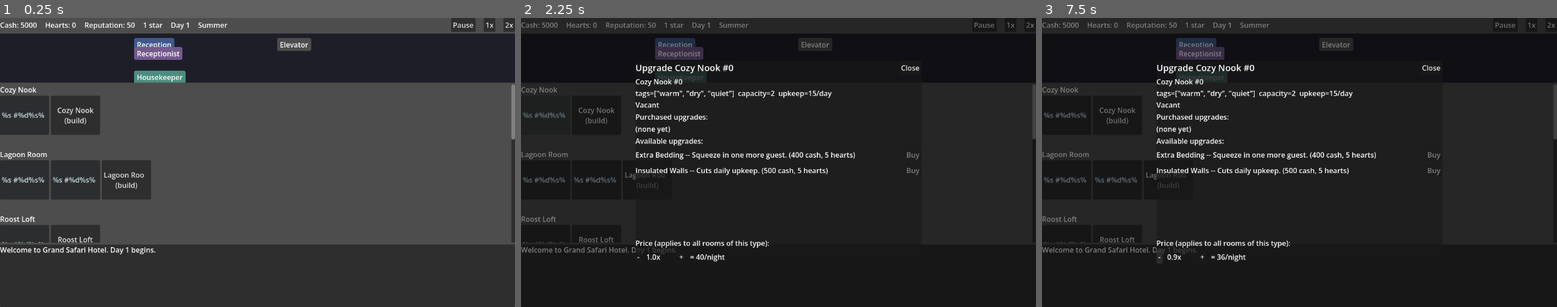
Above: before the commit, frames 1-3 (left to right).
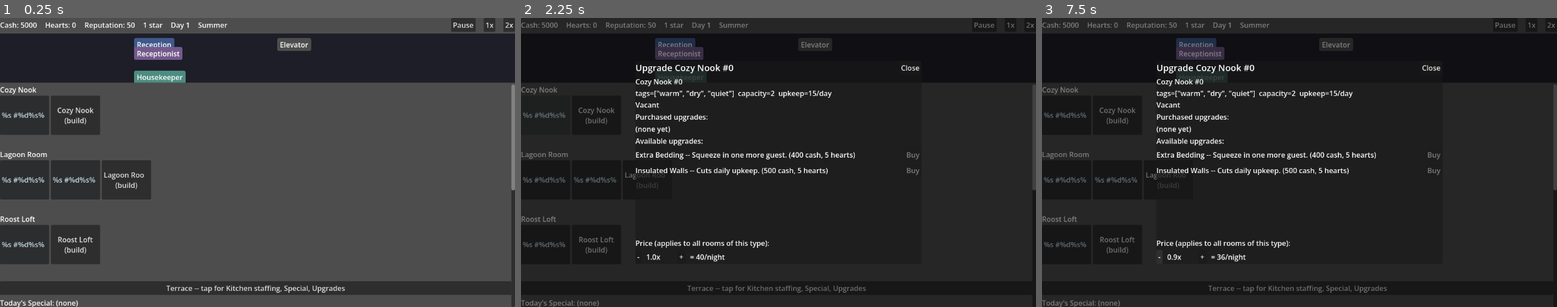
Above: after the commit, the same moments.

Repository: rdefm/habitat_hotel
Game: Godot game, scene res://main.tscn
The game is run twice, just before and just after one commit, with the same random seed, the same clock (stepped at 60 frames per second) and the same inputs.
Inputs:
- Up to frame 1 (0.25 s): no input
- Up to frame 2 (2.25 s): click "1x" at 0.5 s; click "2x" at 1.25 s; click "%s #%d%s%s%s" at 2 s
- Up to frame 3 (7.5 s): click "Cozy Nook (build)" at 2.75 s; click "%s #%d%s%s%s" at 3.5 s; click "%s #%d%s%s%s" at 4.25 s; click "Lagoon Room (build)" at 5 s; click "%s #%d%s%s%s" at 5.75 s; click "Roost Loft (build)" at 6.5 s; click "-" at 7.25 s

The runs differ from the first frame. In frame 1, 16% of the frame differs, in the area x 0-100%, y 41-100%; in frame 2, 0.8%; in frame 3, 0.8%.

Commit message:
Replace day-log ticker with spatially-anchored toast notifications (ticket 08, ADR-0016)
day_summary/review_posted/forecast_ready now spawn brief auto-dismissing
toasts near Reception (arrivals/turn-aways/forecasts) or the specific Room
cell a checkout's review came from, instead of appending to the retired
day-log RichTextLabel. review_posted's emitted dict gains room_type_id/
instance_id so its toast can resolve that Room cell.

Co-Authored-By: Claude Sonnet 5 <noreply@anthropic.com>
Claude-Session: https://claude.ai/code/session_01WPxzhK7HUqi9SHwbopSmfz

Diff:
--- a/autoload/sim_controller.gd
+++ b/autoload/sim_controller.gd
@@ -1214,6 +1214,8 @@
 		"satisfaction": sat,
 		"revenue": revenue,
 		"flavor_line": flavor_line,
+		"room_type_id": g["room_type_id"],
+		"instance_id": g["room_instance_id"],
 	})
 
 	EventBus.guest_checked_out.emit(g["name"], g["species_id"], g["room_type_id"], g["room_instance_id"])
--- a/ui/main_screen.gd
+++ b/ui/main_screen.gd
@@ -1,10 +1,11 @@
 extends Control
 
-## Chunk 2 main screen: top bar, a decorative hotel panel, a day log
-## ticker, a generic modal overlay, and a bespoke small-popup host
-## (ADR-0011; see ui/popup_host.gd). This is the Fun Gate's actual playable
-## surface -- everything here reads from/writes to GameState via its public
-## API, never touching Sim internals directly.
+## Chunk 2 main screen: top bar, a decorative hotel panel, a toast layer
+## (ticket 08, ADR-0016; replaces the old scrolling day-log ticker), a
+## generic modal overlay, and a bespoke small-popup host (ADR-0011; see
+## ui/popup_host.gd). This is the Fun Gate's actual playable surface --
+## everything here reads from/writes to GameState via its public API, never
+## touching Sim internals directly.
 ##
 ## The bottom menu bar (Prices/Hire/Reports/Reviews) is retired (ticket 07,
 ## ADR-0016): those four menus now live as tabs of ui/reception_menu.gd,
@@ -26,9 +27,7 @@
 const TerraceMenu = preload("res://ui/terrace_menu.gd")
 const LobbyView = preload("res://ui/lobby_view.gd")
 const RoomOccupancyLayer = preload("res://ui/room_occupancy_layer.gd")
-const DemandFormat = preload("res://ui/demand_format.gd")
-
-const DAY_LOG_MAX_LINES := 200
+const ToastLayer = preload("res://ui/toast_layer.gd")
 
 var _cash_label: Label
 var _hearts_label: Label
@@ -40,8 +39,6 @@
 var _play_button: Button
 var _fast_button: Button
 
-var _day_log: RichTextLabel
-
 var _overlay: Control
 var _overlay_title: Label
 var _overlay_body: VBoxContainer
@@ -51,6 +48,7 @@
 var _reception_panel: ReceptionPanel
 var _station_panel: StationPanel
 var _room_occupancy_layer: RoomOccupancyLayer
+var _toast_layer: ToastLayer
 var _terrace_panel: TerracePanel
 
 
@@ -93,18 +91,19 @@
 	_room_occupancy_layer.reception_panel = _reception_panel
 	add_child(_room_occupancy_layer)
 
-	root.add_child(_build_day_log())
+	## Toast layer (ticket 08, ADR-0016): another screen-space overlay
+	## sibling, mounted above _room_occupancy_layer so a toast never renders
+	## underneath a walk-in/checkout actor anchored at the same spot.
+	_toast_layer = ToastLayer.new()
+	_toast_layer.hotel_panel = _hotel_panel
+	_toast_layer.reception_panel = _reception_panel
+	add_child(_toast_layer)
 
 	_build_overlay()
 
 	_popup_host = PopupHost.new()
 	add_child(_popup_host)
 
-	EventBus.day_summary.connect(_on_day_summary)
-	EventBus.review_posted.connect(_on_review_posted)
-	EventBus.forecast_ready.connect(_on_forecast_ready)
-
-	_log("Welcome to Grand Safari Hotel. Day 1 begins.")
 	_refresh_top_bar()
 	set_process(true)
 
@@ -282,46 +281,6 @@
 	_hotel_panel.refresh()
 
 
-## --- Day log ---
-
-func _build_day_log() -> Control:
-	var panel := PanelContainer.new()
-	panel.custom_minimum_size = Vector2(0, 140)
-
-	_day_log = RichTextLabel.new()
-	_day_log.bbcode_enabled = true
-	_day_log.scroll_following = true
-	_day_log.size_flags_vertical = Control.SIZE_EXPAND_FILL
-	panel.add_child(_day_log)
-	return panel
-
-
-func _log(line: String) -> void:
-	_day_log.append_text(line + "\n")
-
-
-func _on_day_summary(summary: Dictionary) -> void:
-	var turned_away: int = summary["walked_away_mismatch"] + summary["walked_away_full"] + summary["walked_away_too_expensive"]
-	_log("[b]Day %d[/b] cash %+d, occupancy %.0f%%, %d checkout(s), %d arrival(s), %d turned away" % [
-		summary["day"], summary["cash_delta"], summary["occupancy_rate"] * 100.0, summary["checkouts"],
-		summary["arrivals"], turned_away,
-	])
-	if turned_away > 0:
-		_log("  [color=orange]turned away:[/color] %s" % DemandFormat.summarize_counts(summary["turned_away_species"], GameState.species))
-
-
-func _on_review_posted(review: Dictionary) -> void:
-	var color: String = {"positive": "green", "negative": "red"}.get(review["review"], "gray")
-	var guest_name: String = review.get("guest_name", "") if review.get("guest_name", "") else "Guest"
-	_log("  [color=%s]%s the %s[/color] (%s, %+d cash) -- \"%s\"" % [
-		color, guest_name, review["species_name"], review["review"], review["revenue"], review["flavor_line"],
-	])
-
-
-func _on_forecast_ready(for_day: int, arrivals: Array) -> void:
-	_log("[color=cyan]Forecast for Day %d:[/color] %s" % [for_day, DemandFormat.summarize_arrivals(arrivals, GameState.species)])
-
-
 ## --- Modal overlay (generic; auto-pauses the Clock while a menu is open) ---
 
 func _build_overlay() -> void:
--- /dev/null
+++ b/ui/toast_layer.gd
@@ -0,0 +1,193 @@
+class_name ToastLayer
+extends Control
+
+## Toast notifications (ticket 08, ADR-0016): replaces main_screen.gd's
+## scrolling day-log ticker with brief, auto-dismissing toast nodes anchored
+## near the event's real spatial location -- Reception for day-summary/
+## forecast events, the specific Room cell for a checkout's review. Lives as
+## a screen-space overlay sibling *above* HotelView (mouse_filter IGNORE,
+## same reasoning as ui/room_occupancy_layer.gd's class doc: never intercept
+## a tap/drag meant for a RoomCellButton beneath it) rather than inside any
+## one panel, so a HotelPanel.refresh() rebuild can't free a toast out from
+## under itself.
+##
+## Toast text is byte-for-byte what main_screen.gd's old
+## _on_day_summary/_on_review_posted/_on_forecast_ready handlers used to
+## append to the day log -- only the destination (a floating node near an
+## anchor, not a ticker line) changed. review_posted now also carries the
+## checkout's room_type_id/instance_id (sim_controller.gd's
+## _checkout_guest()) so its toast can anchor to that Room's live cell
+## instead of falling back to Reception.
+##
+## Multiple toasts anchored at the same spot (e.g. several checkouts'
+## reviews landing on the same Room floor, or a day-summary and a forecast
+## both anchored at Reception) stack vertically in arrival order rather than
+## overlapping -- _stacks tracks each anchor key's live toast list so a new
+## toast can pack itself in above the others still visible there, and
+## _reposition_stack() re-packs a stack's survivors every frame so a
+## dismissed toast's gap closes up immediately.
+
+const DemandFormat = preload("res://ui/demand_format.gd")
+const HotelPanel = preload("res://ui/hotel_panel.gd")
+const ReceptionPanel = preload("res://ui/reception_panel.gd")
+
+const TOAST_WIDTH := 260.0
+const TOAST_GAP := 6.0
+const VISIBLE_DURATION := 3.5
+const FADE_DURATION := 0.4
+const RECEPTION_ANCHOR_KEY := "reception"
+
+## Set by main_screen before/after this node enters the tree -- read lazily
+## (find_room_cell()/get_global_rect() calls) rather than cached, so a later
+## HotelPanel/ReceptionPanel rebuild is always reflected, matching
+## ui/room_occupancy_layer.gd's own convention.
+var hotel_panel: HotelPanel
+var reception_panel: ReceptionPanel
+
+## anchor_key -> Array[Control], oldest first, packed upward from the anchor
+## point.
+var _stacks: Dictionary = {}
+
+
+func _ready() -> void:
+	mouse_filter = Control.MOUSE_FILTER_IGNORE
+	set_anchors_preset(Control.PRESET_FULL_RECT)
+	EventBus.day_summary.connect(_on_day_summary)
+	EventBus.review_posted.connect(_on_review_posted)
+	EventBus.forecast_ready.connect(_on_forecast_ready)
+	set_process(true)
+
+
+func _process(_delta: float) -> void:
+	for key in _stacks.keys():
+		_reposition_stack(key)
+
+
+func _on_day_summary(summary: Dictionary) -> void:
+	var turned_away: int = summary["walked_away_mismatch"] + summary["walked_away_full"] + summary["walked_away_too_expensive"]
+	var text := "Day %d -- cash %+d, occupancy %.0f%%, %d checkout(s), %d arrival(s), %d turned away" % [
+		summary["day"], summary["cash_delta"], summary["occupancy_rate"] * 100.0, summary["checkouts"],
+		summary["arrivals"], turned_away,
+	]
+	if turned_away > 0:
+		text += "\nturned away: %s" % DemandFormat.summarize_counts(summary["turned_away_species"], GameState.species)
+	_spawn(RECEPTION_ANCHOR_KEY, text, Color(0.85, 0.85, 1.0))
+
+
+func _on_review_posted(review: Dictionary) -> void:
+	var color: Color = {"positive": Color(0.6, 1.0, 0.6), "negative": Color(1.0, 0.6, 0.6)}.get(review["review"], Color(0.85, 0.85, 0.85))
+	var guest_name: String = review.get("guest_name", "") if review.get("guest_name", "") else "Guest"
+	var text := "%s the %s (%s, %+d cash) -- \"%s\"" % [
+		guest_name, review["species_name"], review["review"], review["revenue"], review["flavor_line"],
+	]
+	var key := _room_anchor_key(String(review.get("room_type_id", "")), int(review.get("instance_id", -1)))
+	_spawn(key, text, color)
+
+
+func _on_forecast_ready(for_day: int, arrivals: Array) -> void:
+	var text := "Forecast for Day %d: %s" % [for_day, DemandFormat.summarize_arrivals(arrivals, GameState.species)]
+	_spawn(RECEPTION_ANCHOR_KEY, text, Color(0.6, 0.9, 1.0))
+
+
+## --- Spawning/dismissal ---
+
+func _spawn(anchor_key: String, text: String, text_color: Color) -> void:
+	var toast := _make_toast(text, text_color)
+	toast.modulate.a = 0.0
+	add_child(toast)
+
+	var stack: Array = _stacks.get(anchor_key, [])
+	stack.append(toast)
+	_stacks[anchor_key] = stack
+	_reposition_stack(anchor_key)
+
+	var tween := create_tween()
+	tween.tween_property(toast, "modulate:a", 1.0, FADE_DURATION)
+	tween.tween_interval(VISIBLE_DURATION)
+	tween.tween_property(toast, "modulate:a", 0.0, FADE_DURATION)
+	tween.tween_callback(_dismiss.bind(anchor_key, toast))
+
+
+func _dismiss(anchor_key: String, toast: Control) -> void:
+	var stack: Array = _stacks.get(anchor_key, [])
+	stack.erase(toast)
+	if stack.is_empty():
+		_stacks.erase(anchor_key)
+	else:
+		_stacks[anchor_key] = stack
+	toast.queue_free()
+
+
+func _reposition_stack(anchor_key: String) -> void:
+	var stack: Array = _stacks.get(anchor_key, [])
+	if stack.is_empty():
+		return
+	var anchor := _anchor_position(anchor_key)
+	var y := anchor.y
+	for toast in stack:
+		if not is_instance_valid(toast):
+			continue
+		y -= toast.size.y + TOAST_GAP
+		toast.position = Vector2(anchor.x - TOAST_WIDTH / 2.0, y)
+
+
+## --- Anchors ---
+
+func _room_anchor_key(room_type_id: String, instance_id: int) -> String:
+	if room_type_id == "" or instance_id < 0:
+		return RECEPTION_ANCHOR_KEY # defensive only -- review_posted always carries these today
+	return "room|%s|%d" % [room_type_id, instance_id]
+
+
+## Falls back to Reception whenever a Room-cell anchor can't be resolved --
+## the Room's floor hasn't been unlocked-scrolled into view, or a
+## HotelPanel.refresh() rebuild hasn't recreated the cell for this frame
+## yet -- so a toast is never simply left un-positioned.
+func _anchor_position(anchor_key: String) -> Vector2:
+	if anchor_key != RECEPTION_ANCHOR_KEY:
+		var parts := anchor_key.split("|")
+		if parts.size() == 3 and hotel_panel != null:
+			var cell := hotel_panel.find_room_cell(parts[1], int(parts[2]))
+			if cell != null:
+				return _to_local(cell.get_global_rect().get_center())
+	return _reception_anchor()
+
+
+func _reception_anchor() -> Vector2:
+	if reception_panel == null:
+		return Vector2.ZERO
+	return _to_local(reception_panel.get_global_rect().get_center())
+
+
+func _to_local(global_pos: Vector2) -> Vector2:
+	return global_pos - global_position
+
+
+## --- Toast node ---
+
+func _make_toast(text: String, text_color: Color) -> PanelContainer:
+	var panel := PanelContainer.new()
+	panel.mouse_filter = Control.MOUSE_FILTER_IGNORE
+	panel.custom_minimum_size = Vector2(TOAST_WIDTH, 0)
+	panel.size = Vector2(TOAST_WIDTH, 0)
+
+	var box := StyleBoxFlat.new()
+	box.bg_color = Color(0.1, 0.1, 0.14, 0.92)
+	box.corner_radius_top_left = 8
+	box.corner_radius_top_right = 8
+	box.corner_radius_bottom_left = 8
+	box.corner_radius_bottom_right = 8
+	box.content_margin_left = 10
+	box.content_margin_right = 10
+	box.content_margin_top = 6
+	box.content_margin_bottom = 6
+	panel.add_theme_stylebox_override("panel", box)
+
+	var label := Label.new()
+	label.text = text
+	label.modulate = text_color
+	label.mouse_filter = Control.MOUSE_FILTER_IGNORE
+	label.autowrap_mode = TextServer.AUTOWRAP_WORD
+	label.horizontal_alignment = HORIZONTAL_ALIGNMENT_CENTER
+	panel.add_child(label)
+	return panel
